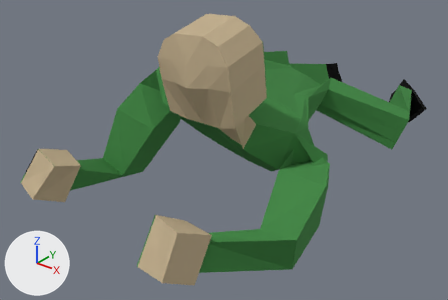
Before and after pictures for a commit that changed the Blender file Assets/Models/Blender/Characters/private.blend.
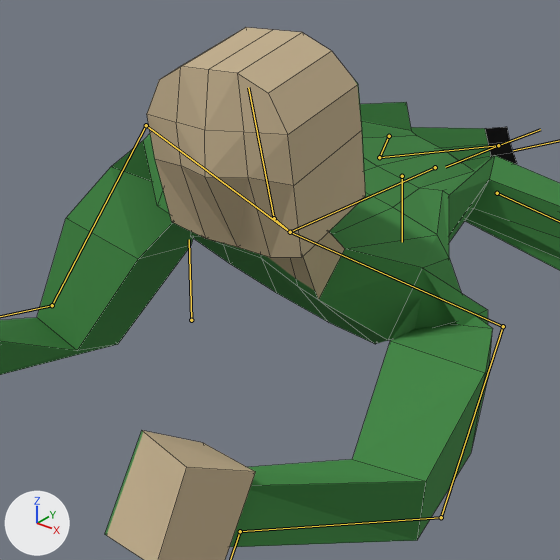
Each version is shown whole from a 50 mm lens placed at (1.358, -2.91, 1.061), pointed at (0.048, -1.273, 0.046), then close up on the part from 19% to 81% of the width and 0% to 93% of the height. The axes (+X, +Y, +Z) are drawn at lower left. The lights are the same throughout. Both versions are drawn at frame 50 of the action 'ProneIdle'; the numbers are the values there. The bones that bend it are drawn over the model as lines in the close-ups. The close-ups show mesh edges as thin lines.
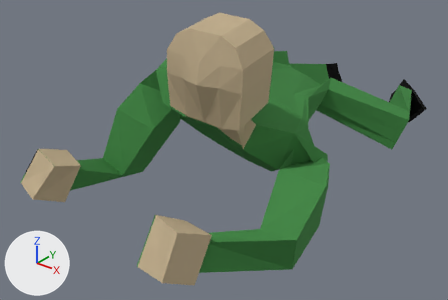
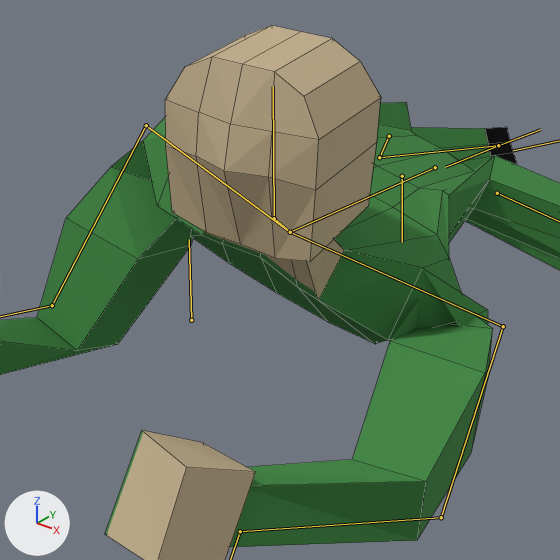
Changed parts and their boxes [x1, y1, x2, y2] in the close-ups (560 x 560 px):
'Cube', posed: before [0, 27, 560, 560]; after [0, 25, 560, 560]
bone 'head', root to tip: before (274, 218) to (248, 87); after (274, 218) to (273, 86)

Patch to the scene script:
```diff
--- a/Assets/Models/Blender/Characters/private.blend.py
+++ b/Assets/Models/Blender/Characters/private.blend.py
@@ bone_head @@
 bone_head = bpy.data.objects['Armature'].pose.bones['head']  # child of 'neck'
-bone_head.rotation_quaternion = (0.896, -0.353, 0.094, 0.254)  # degrees (-39, 20, 24)
+bone_head.rotation_quaternion = (0.893, -0.403, 0.086, 0.182)  # degrees (-46, 17, 16)
```
